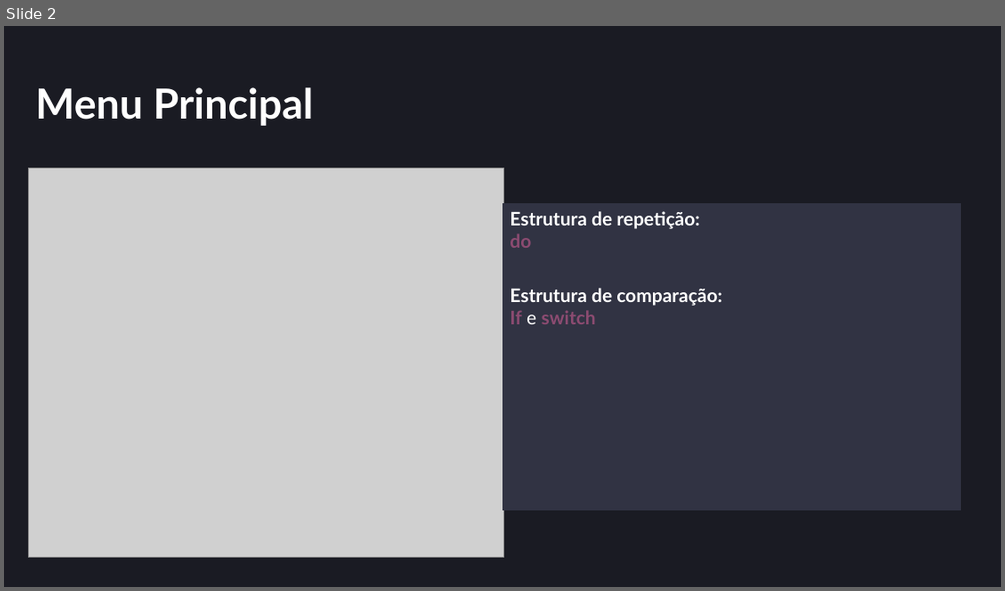
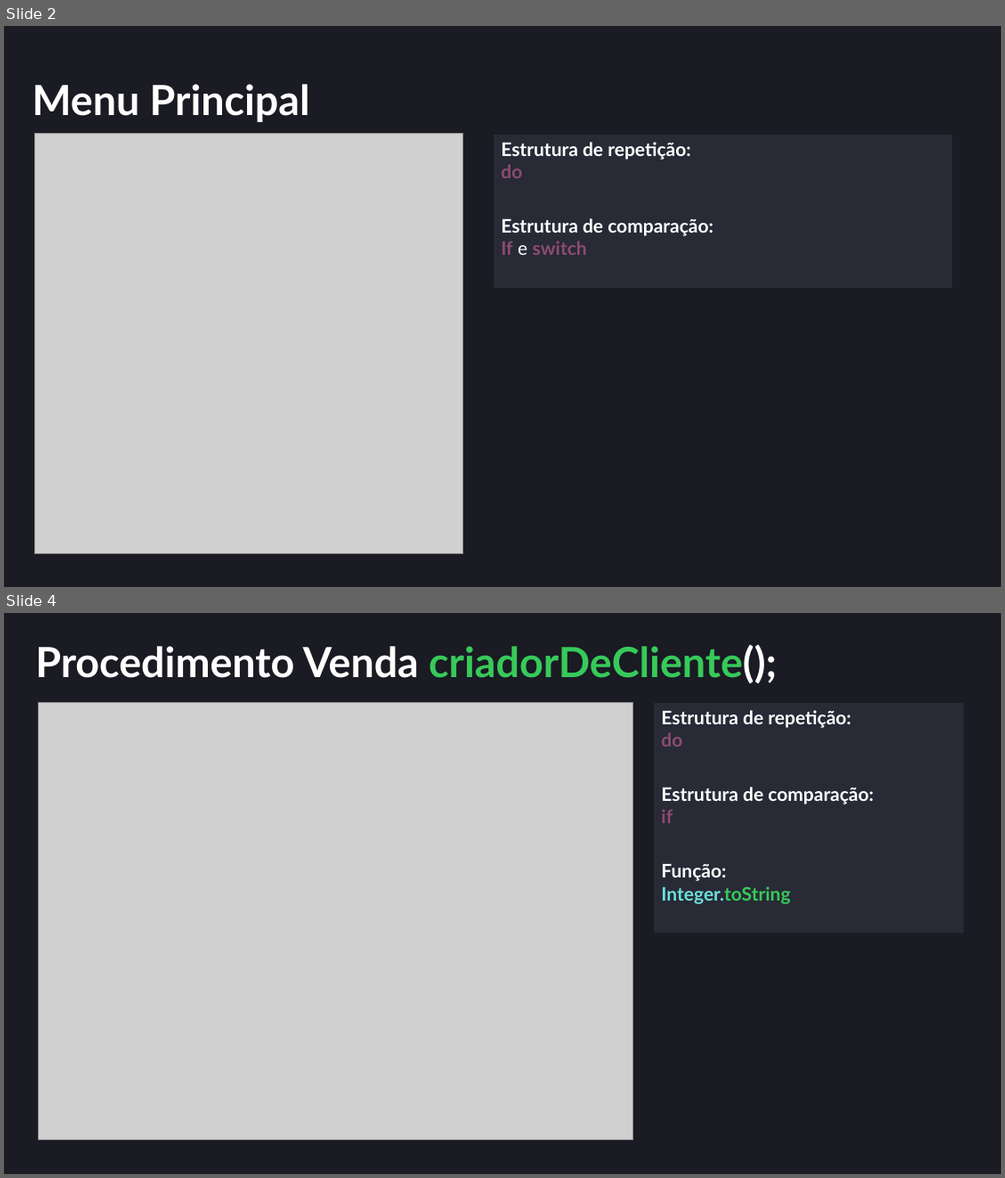
Before and after one commit to Alexson-Felipe/senai, a slide deck: Trabalho/Trabalho delivery.pptx. Shown one above the other, each under a label of ours: slide 2 before the commit, slides 2 and 4 after it; the slides between them are not shown. The pictures are 1005x591 and 1005x1178 pixels, drawn with LibreOffice and Linux fonts; fonts in the diff are those of the drawing; grey boxes stand for pictures. Boxes give left, top, right and bottom in pixels: in the first picture for what was removed or moved away, otherwise in the second. Text is boxed around its words. In the diff, an @@ line names an element or a change of style, - is before the commit and + after.

```diff
--- a/Trabalho/Trabalho delivery.pptx
+++ b/Trabalho/Trabalho delivery.pptx
@@ slide 4 added at <box>4,613,1001,1174</box>, background #FFFFFF; not listed: 2 template elements that a slide beside it also shows @@
@@ rectangle added at <box>4,613,1001,1174</box>, fill #1A1B23, outline #1A1B23 1 pt @@
@@ title added at <box>35,644,777,683</box>, 40 pt, text #FFFFFF, bold @@
+Procedimento Venda criadorDeCliente();
@@ picture added at <box>39,703,633,1140</box> @@
@@ table added at <box>654,703,963,933</box>, 3 rows, 1 columns @@
+Estrutura de repetição: / do
+Estrutura de comparação: / if
+Função: / Integer.toString
@@ slide 2 changed as well @@
@@ title "Menu Principal": place and size @@
-title "Menu Principal" at <box>35,87,314,126</box>
+title "Menu Principal" at <box>32,84,310,122</box>
@@ picture: place and size @@
-picture at <box>28,168,504,557</box>
+picture at <box>34,133,462,554</box>
@@ table at <box>494,135,953,288</box> @@
-row 3: 
-row 4: 
@@ table: place and size @@
-table at <box>502,203,962,510</box>
+table at <box>494,135,953,288</box>
```
Also in this commit, not shown: 2 other slides changed, 1 other slide added, 1 other file.
